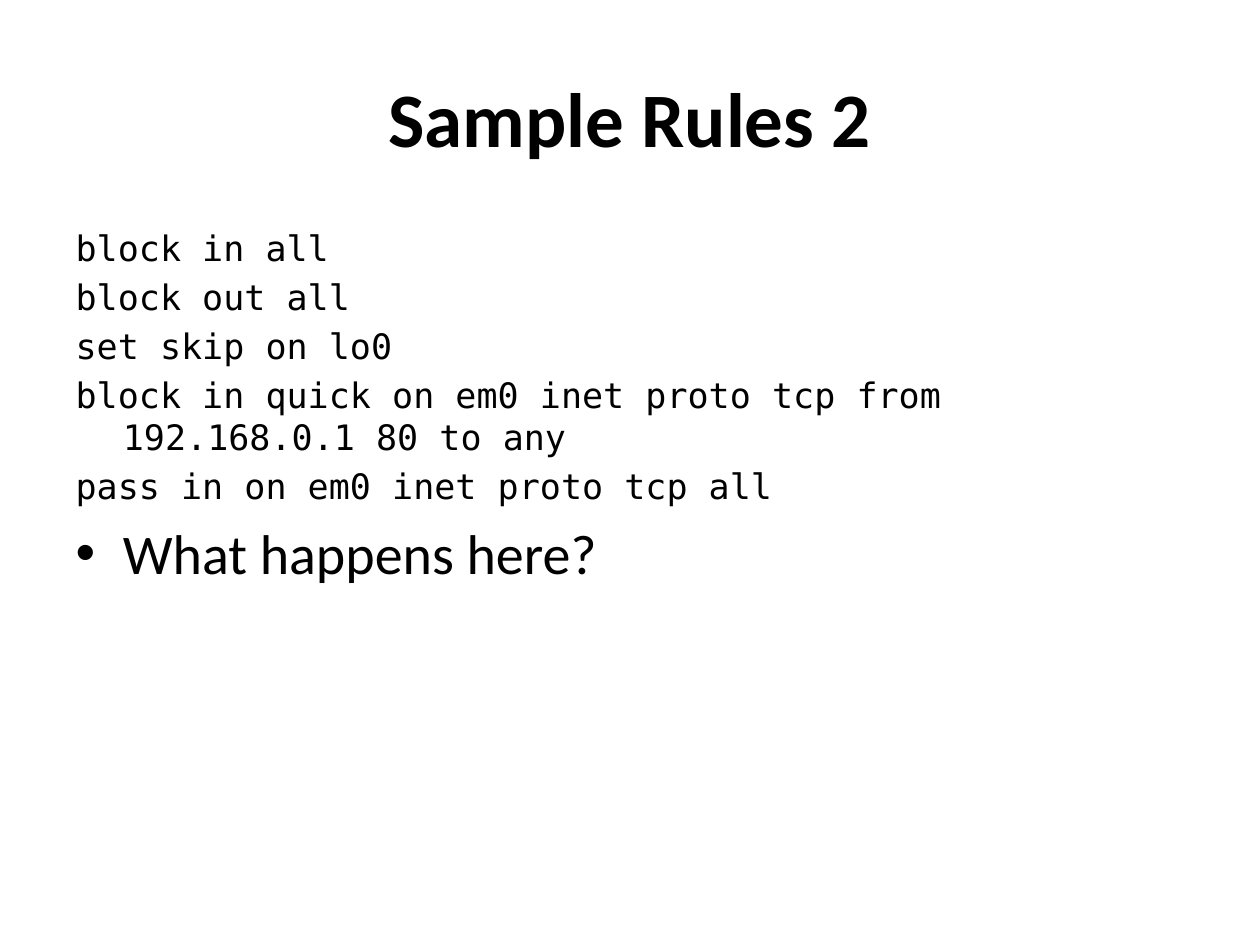
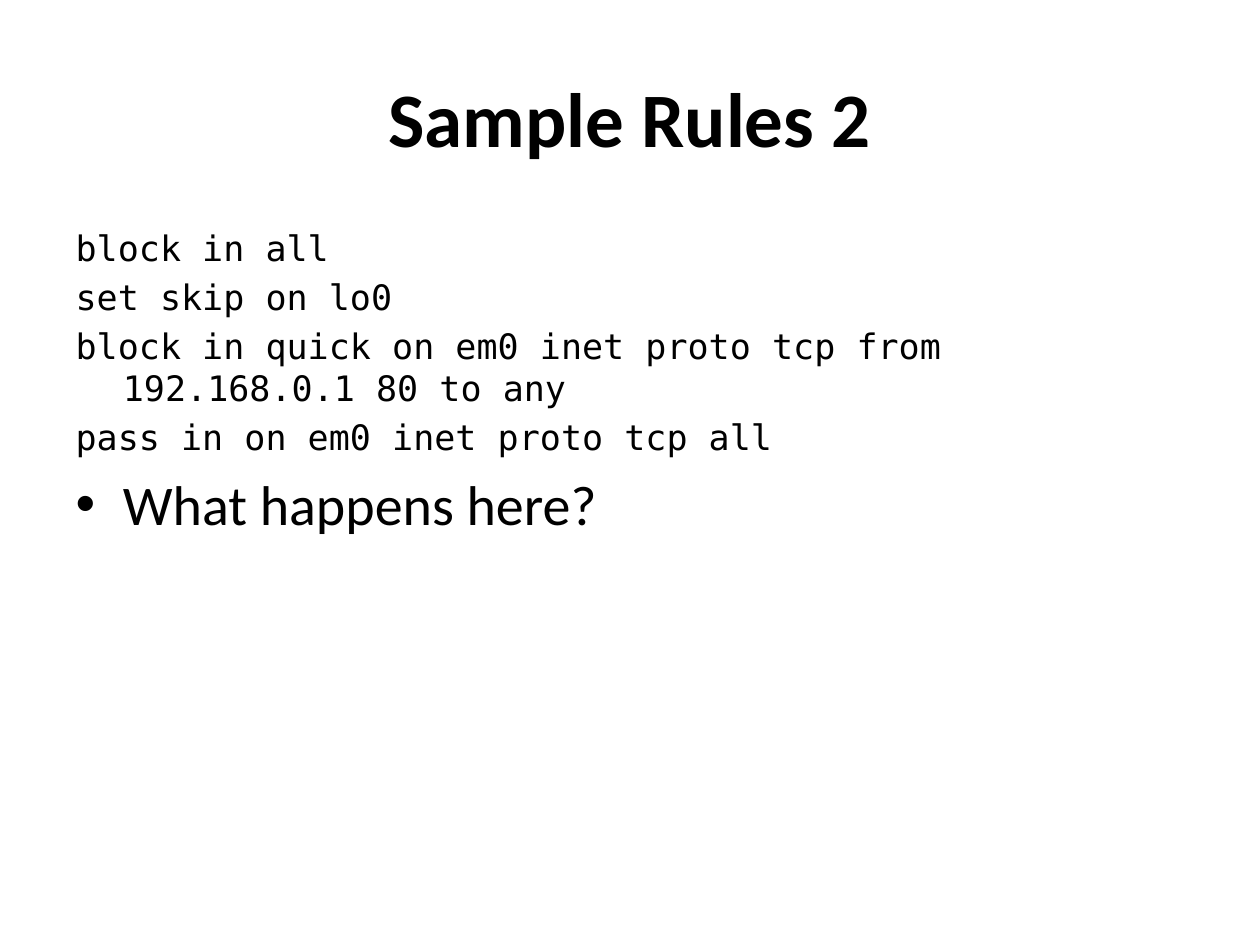
Before and after one commit to afnog/sse, a slide deck: slide 21 of firewalls/Firewalling in FreeBSD-v1.pptx. Drawn at 1260x945 pixels with LibreOffice and Linux fonts; fonts in the diff are those of the drawing. Boxes give left, top, right and bottom in pixels: in the first picture for what was removed or moved away, otherwise in the second. Text is boxed around its words. In the diff, an @@ line names an element or a change of style, - is before the commit and + after.

```diff
--- a/firewalls/Firewalling in FreeBSD-v1.pptx
+++ b/firewalls/Firewalling in FreeBSD-v1.pptx
@@ text at [76,283,350,311]: paragraph removed @@
-block out all
```
Also in this commit, not shown: 2 other slides changed.
